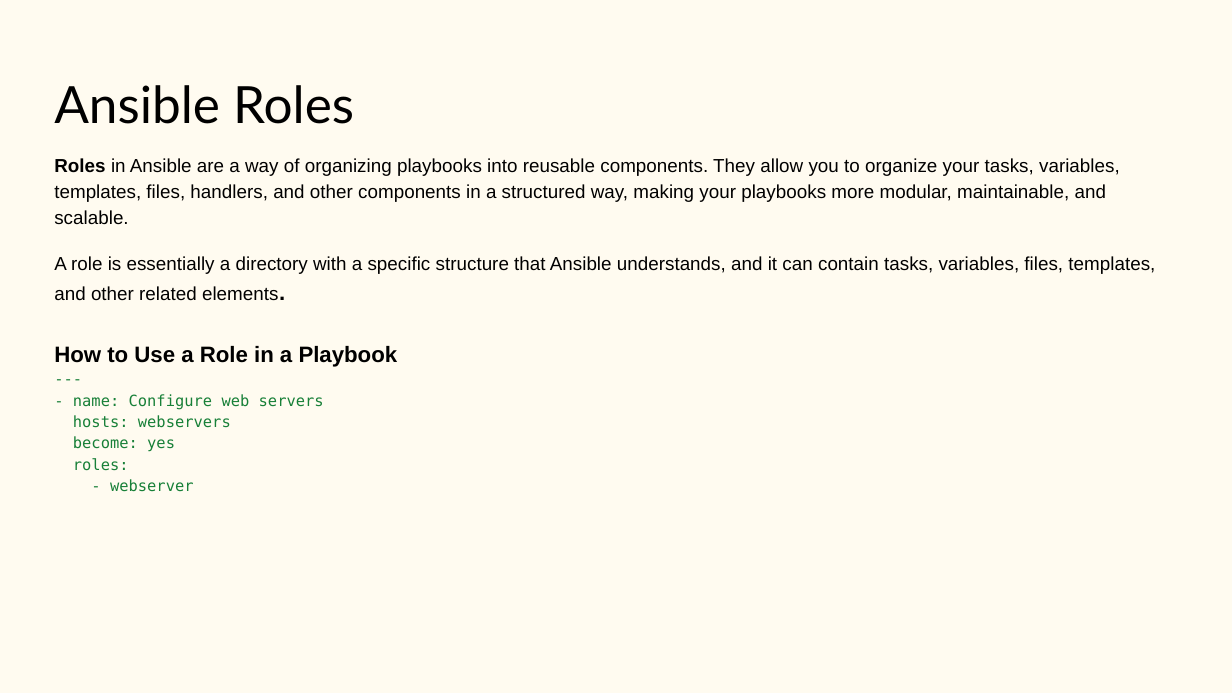
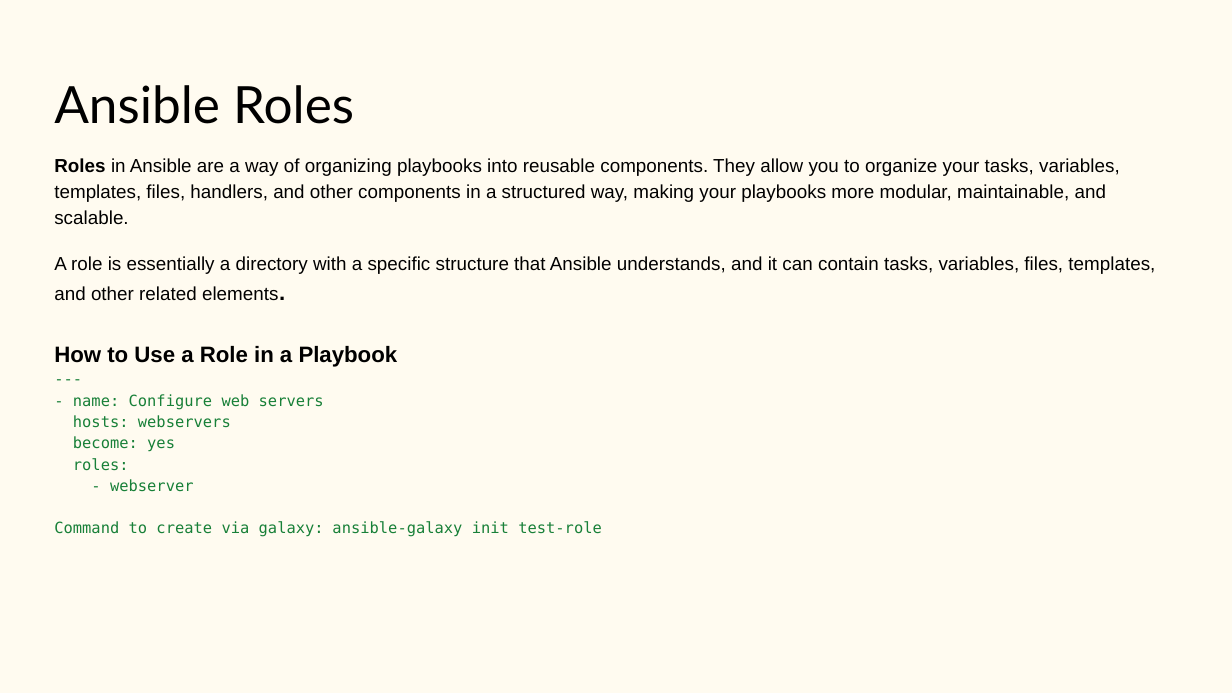
Before and after one commit to aryanm12/ansible-demo, a slide deck: slide 27 of Ansible.pptx. Drawn at 1232x693 pixels with LibreOffice and Linux fonts; fonts in the diff are those of the drawing. Boxes give left, top, right and bottom in pixels: in the first picture for what was removed or moved away, otherwise in the second. Text is boxed around its words. In the diff, an @@ line names an element or a change of style, - is before the commit and + after.

```diff
--- a/Ansible.pptx
+++ b/Ansible.pptx
@@ text at box(54, 521, 602, 537): paragraph added @@
+Command to create via galaxy: ansible-galaxy init test-role
```
Also in this commit, not shown: 3 other slides changed, 10 other files.
